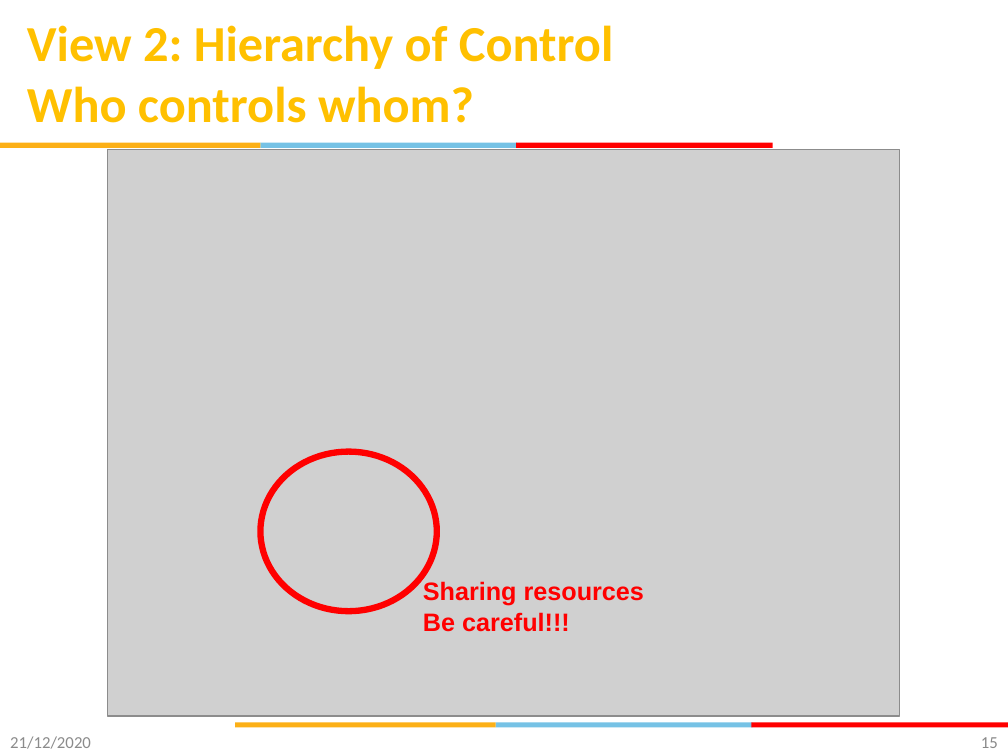
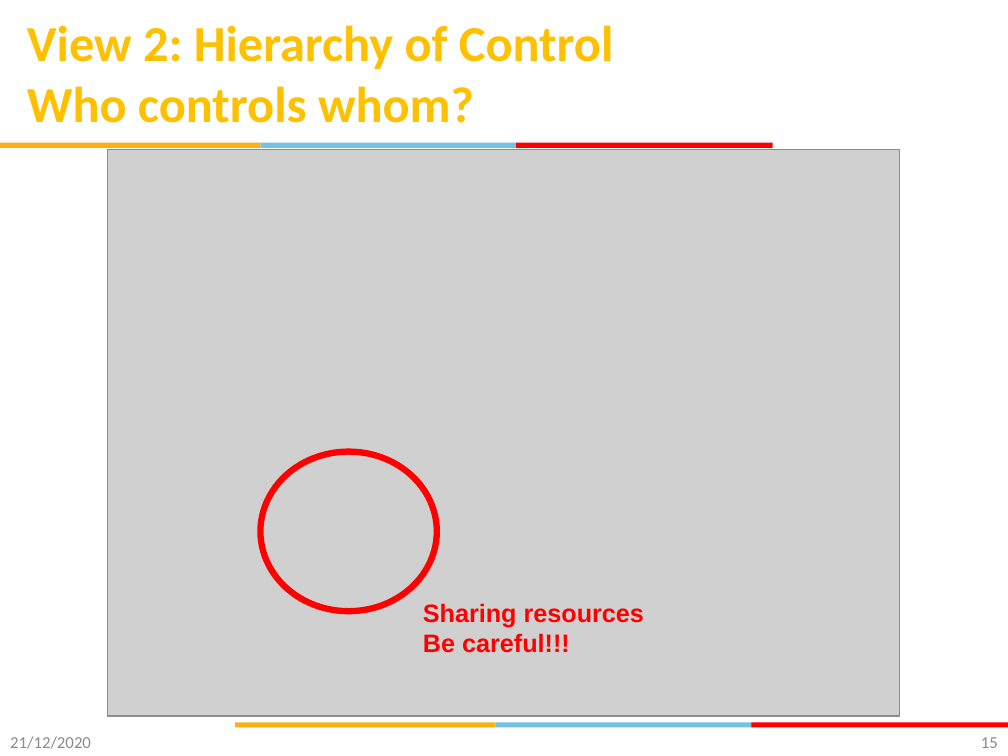
Before and after one commit to gsaurabhr-teaching/csg523-material, a slide deck: slide 15 of Lec-13-16-firmware-architecture.pptx. Drawn at 1008x756 pixels with LibreOffice and Linux fonts; fonts in the diff are those of the drawing; grey boxes stand for pictures; background and template pictures are left out. Boxes give left, top, right and bottom in pixels: in the first picture for what was removed or moved away, otherwise in the second. Text is boxed around its words. In the diff, an @@ line names an element or a change of style, - is before the commit and + after.

```diff
--- a/Lec-13-16-firmware-architecture.pptx
+++ b/Lec-13-16-firmware-architecture.pptx
@@ text "Sharing resources": place and size @@
-text "Sharing resources" at bbox=[423, 581, 644, 632]
+text "Sharing resources" at bbox=[423, 603, 644, 653]
```
Also in this commit, not shown: 2 other slides changed, 6 slides added.
